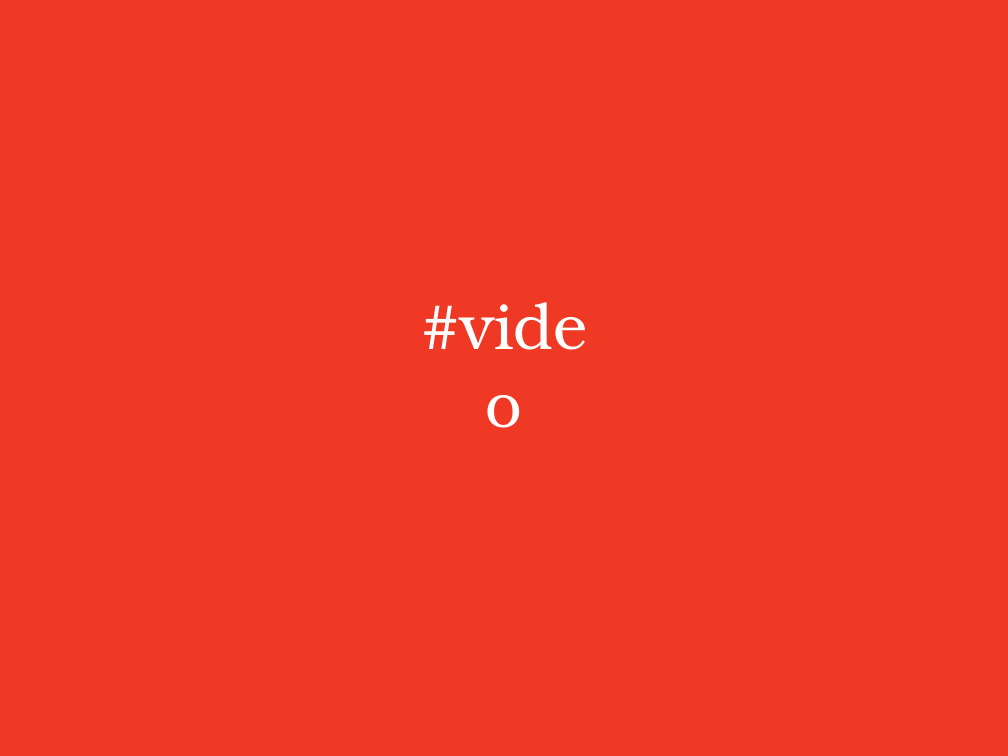
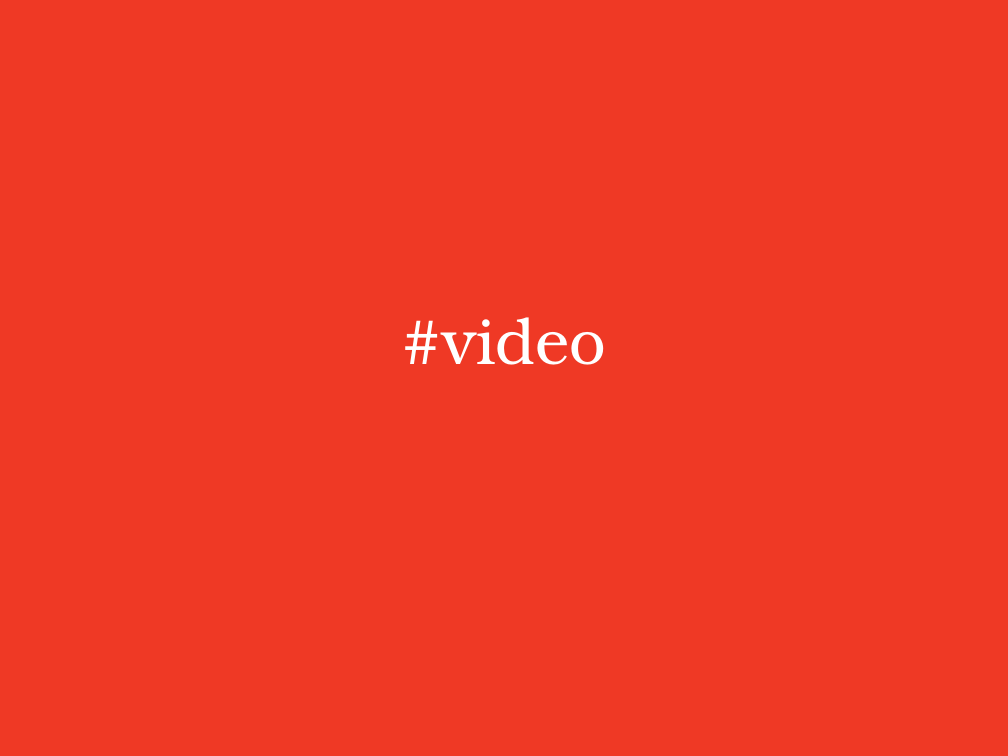
Before and after one commit to jpesce/dataminas, a slide deck: slide 4 of apresentacao/champs.pptx. Drawn at 1008x756 pixels with LibreOffice and Linux fonts; fonts in the diff are those of the drawing. Boxes give left, top, right and bottom in pixels: in the first picture for what was removed or moved away, otherwise in the second. Text is boxed around its words. In the diff, an @@ line names an element or a change of style, - is before the commit and + after.

```diff
--- a/apresentacao/champs.pptx
+++ b/apresentacao/champs.pptx
@@ text "#video" rewrapped from (x1=404, y1=285, x2=604, y2=402) to (x1=402, y1=317, x2=606, y2=365) @@
```
Also in this commit, not shown: 3 other slides changed, 1 other file.
